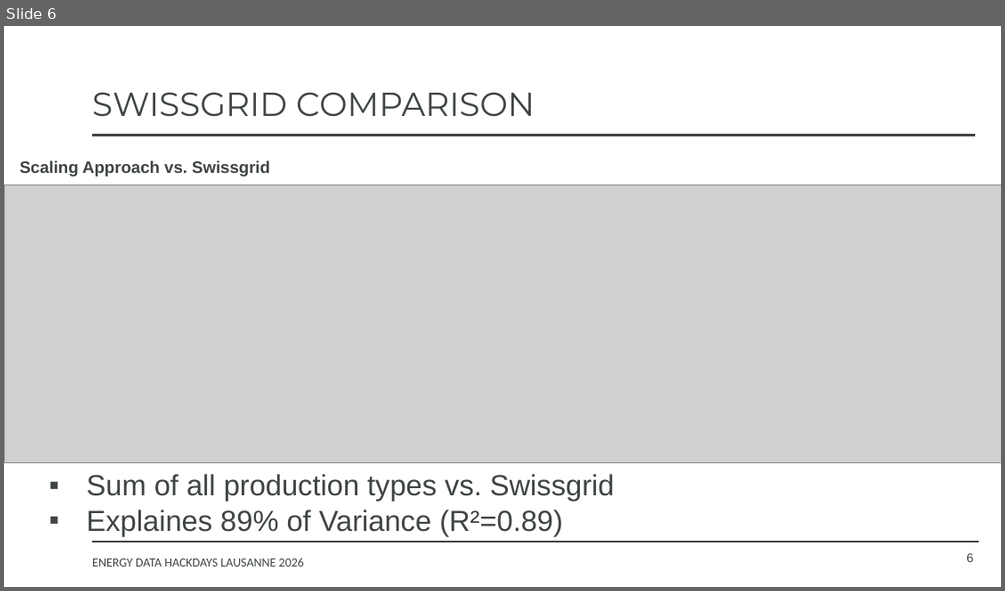
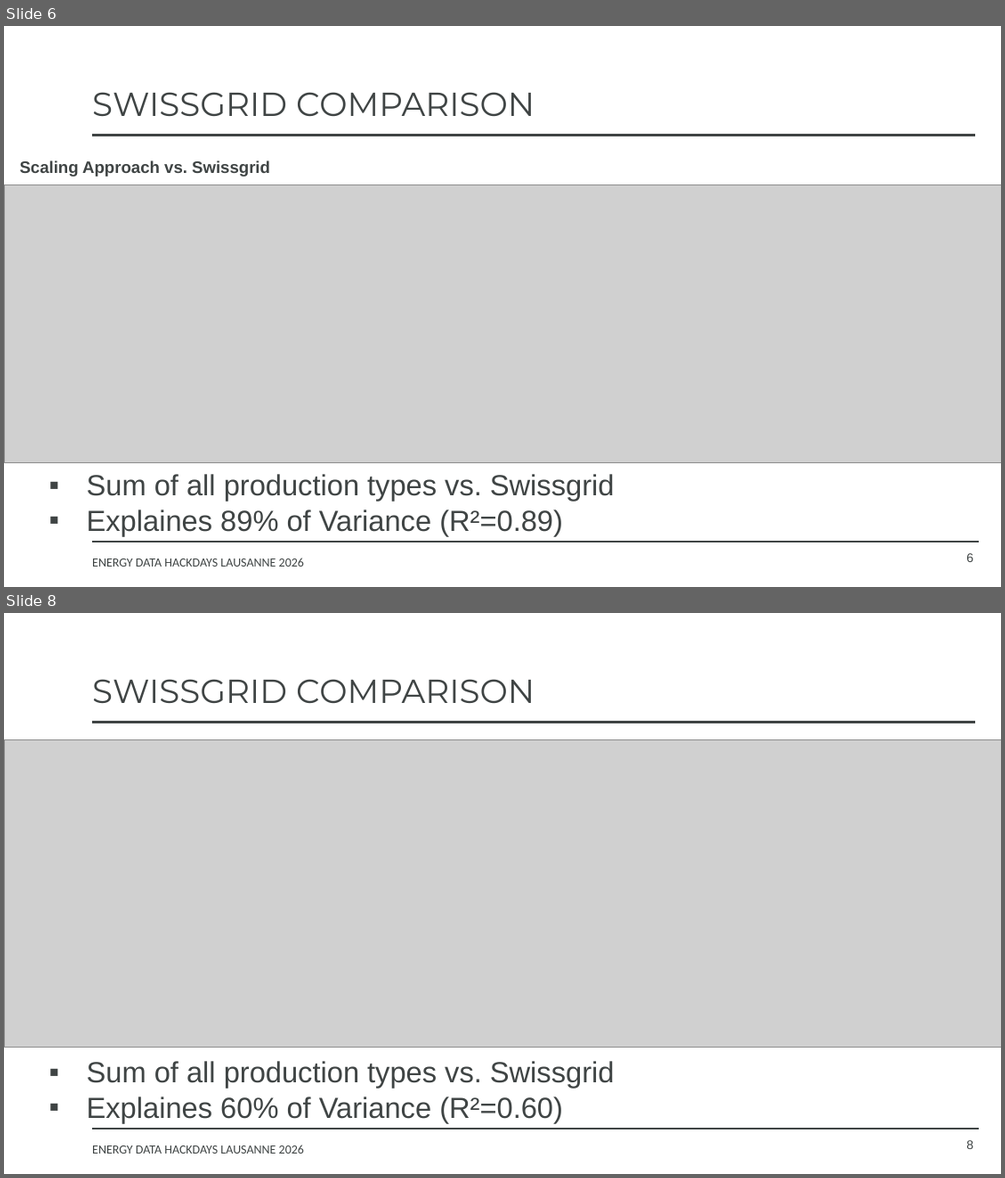
Before and after one commit to SFOE-Hackathons/EnergyDataHackdays2026-LAU-Estimating-hourly-power-production, a slide deck: Folien_Chantal.pptx. Shown one above the other, each under a label of ours: slide 6 before the commit, slides 6 and 8 after it; the slides between them are not shown. The pictures are 1005x591 and 1005x1178 pixels, drawn with LibreOffice and Linux fonts; fonts in the diff are those of the drawing; grey boxes stand for pictures; background and template pictures are left out. Boxes give left, top, right and bottom in pixels: in the first picture for what was removed or moved away, otherwise in the second. Text is boxed around its words. In the diff, an @@ line names an element or a change of style, - is before the commit and + after.

Commit message:
comparison

```diff
--- a/Folien_Chantal.pptx
+++ b/Folien_Chantal.pptx
@@ slide 8 added at [4,613,1001,1174], background #FFFFFF; not listed: 3 template elements that a slide beside it also shows @@
@@ title added at [92,679,534,703], 32 pt, text #3F4444 @@
+SWISSGRID COMPARISON
@@ picture added at [4,739,1001,1046] @@
@@ text added at [87,1061,615,1123], 28 pt, text #3F4444 @@
+▪ Sum of all production types vs. Swissgrid
+▪ Explaines 60% of Variance (R²=0.60)
@@ page number added at [966,1140,973,1149], 12 pt, text #3F4444 @@
+8
```
Also in this commit, not shown: 1 other slide added, 2 other files.
